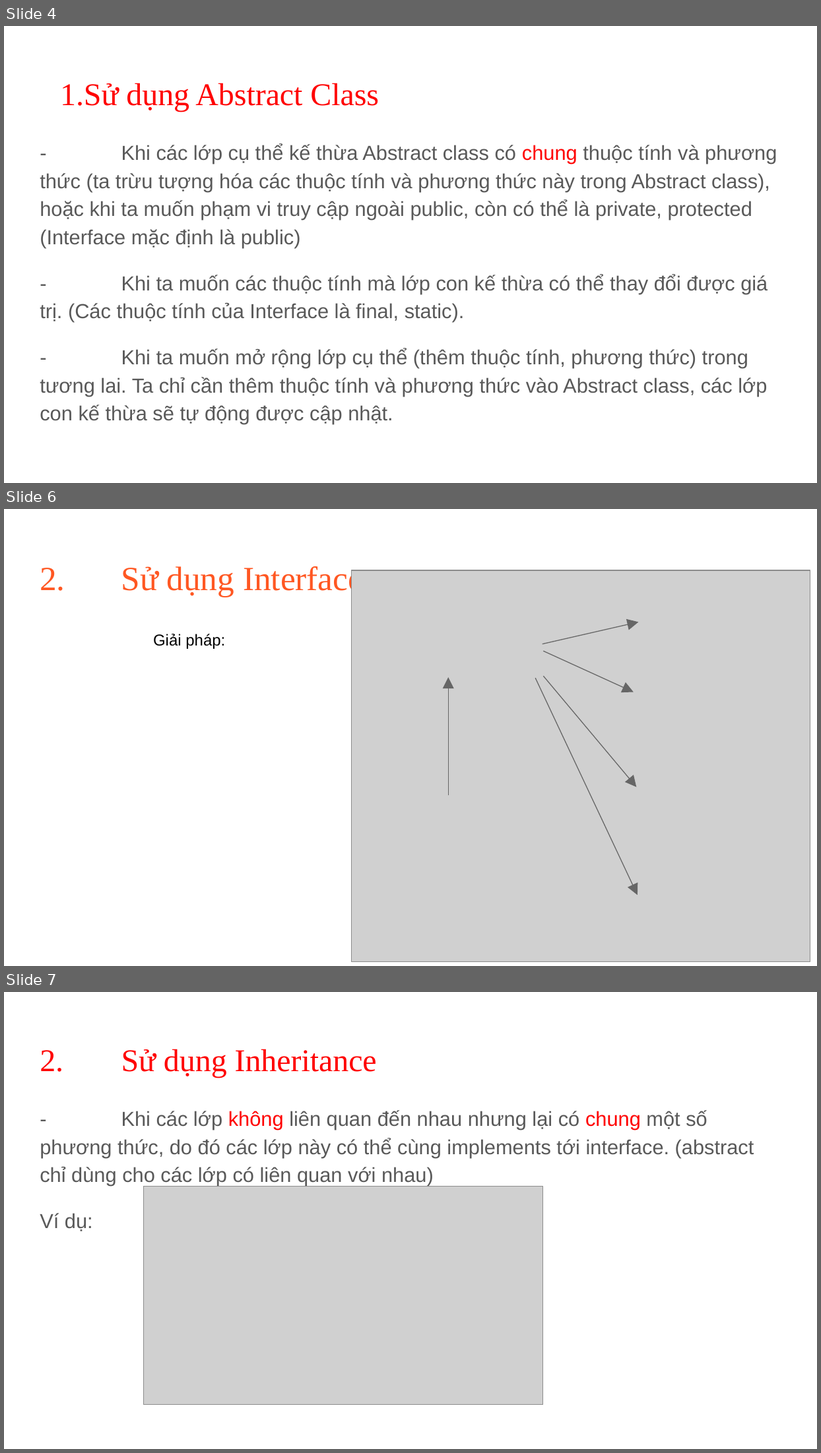
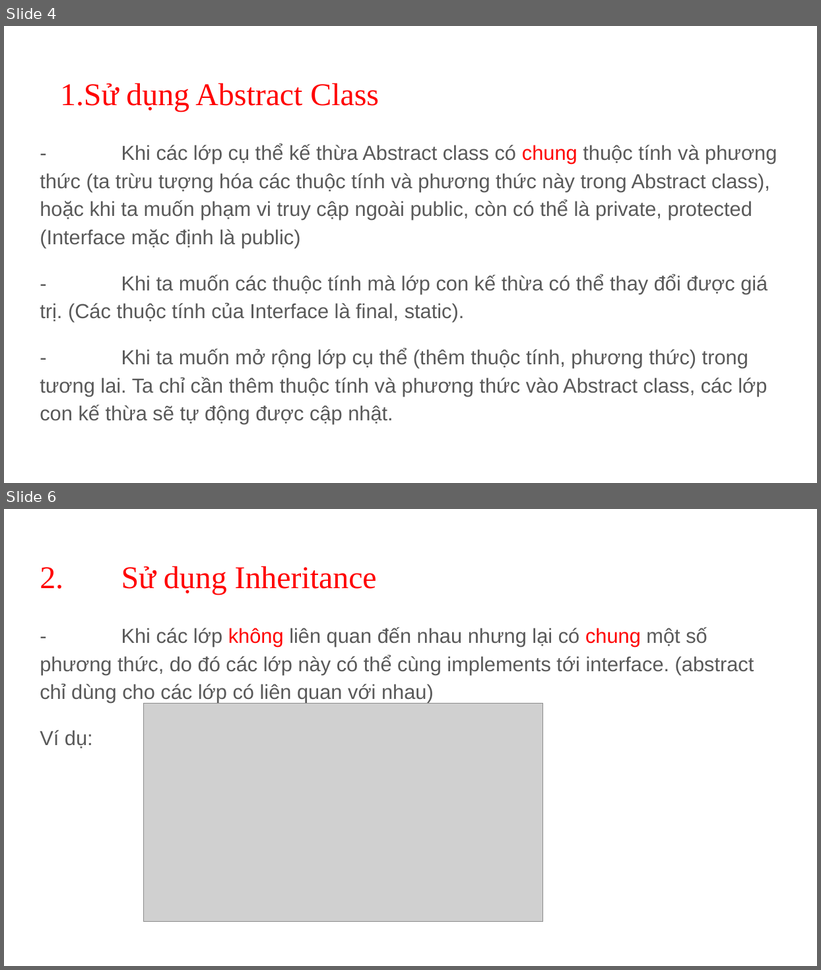
Before and after one commit to dantn93/Advanced-Java, a slide deck: Chapter_1_Abstraction & Interface_Tran Ngoc Dan_Nguyen Trong Thuan.pptx. Shown one above the other, each under a label of ours: slides 4, 6 and 7 before the commit, slides 4 and 6 after it; the slides between them are not shown. The pictures are 821x1453 and 821x970 pixels, drawn with LibreOffice and Linux fonts; fonts in the diff are those of the drawing; grey boxes stand for pictures. Boxes give left, top, right and bottom in pixels: in the first picture for what was removed or moved away, otherwise in the second. Text is boxed around its words. In the diff, an @@ line names an element or a change of style, - is before the commit and + after.

```diff
--- a/Chapter_1_Abstraction & Interface_Tran Ngoc Dan_Nguyen Trong Thuan.pptx
+++ b/Chapter_1_Abstraction & Interface_Tran Ngoc Dan_Nguyen Trong Thuan.pptx
@@ slide 6 removed at bbox=[4, 509, 817, 966], background #FFFFFF @@
@@ title removed at bbox=[40, 566, 363, 597] @@
-2. Sử dụng Interface
@@ picture removed at bbox=[352, 571, 811, 962] @@
@@ arrow removed from (543, 644) to (638, 622) @@
@@ text removed at bbox=[153, 634, 225, 649] @@
-Giải pháp:
@@ arrow removed from (543, 652) to (634, 692) @@
@@ arrow removed from (448, 795) to (448, 677) @@
@@ arrow removed from (536, 678) to (638, 895) @@
@@ arrow removed from (543, 677) to (636, 787) @@
@@ what was slide 7 is now slide 6 @@
```
Also in this commit, not shown: 2 slides changed.
